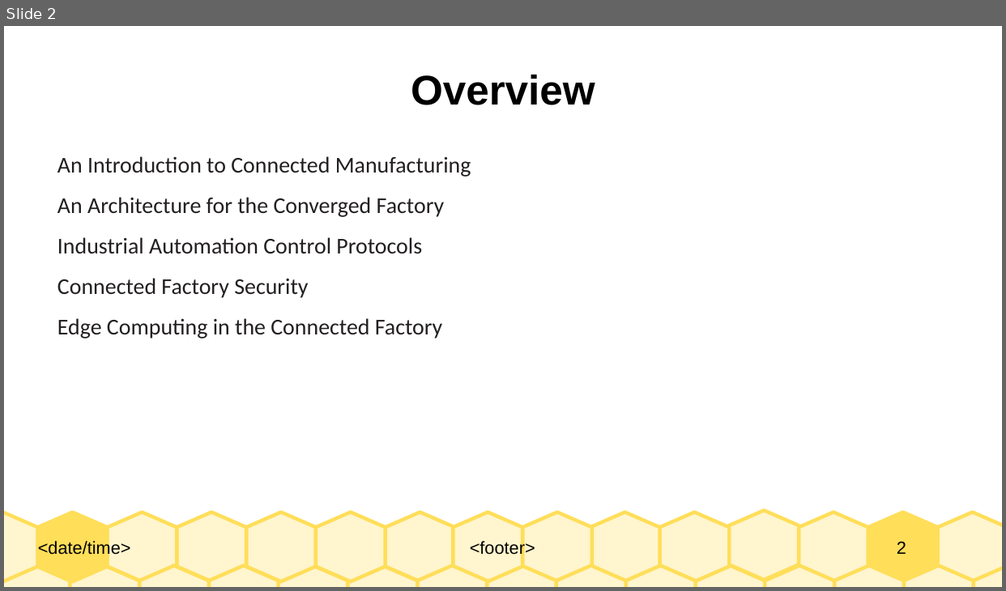
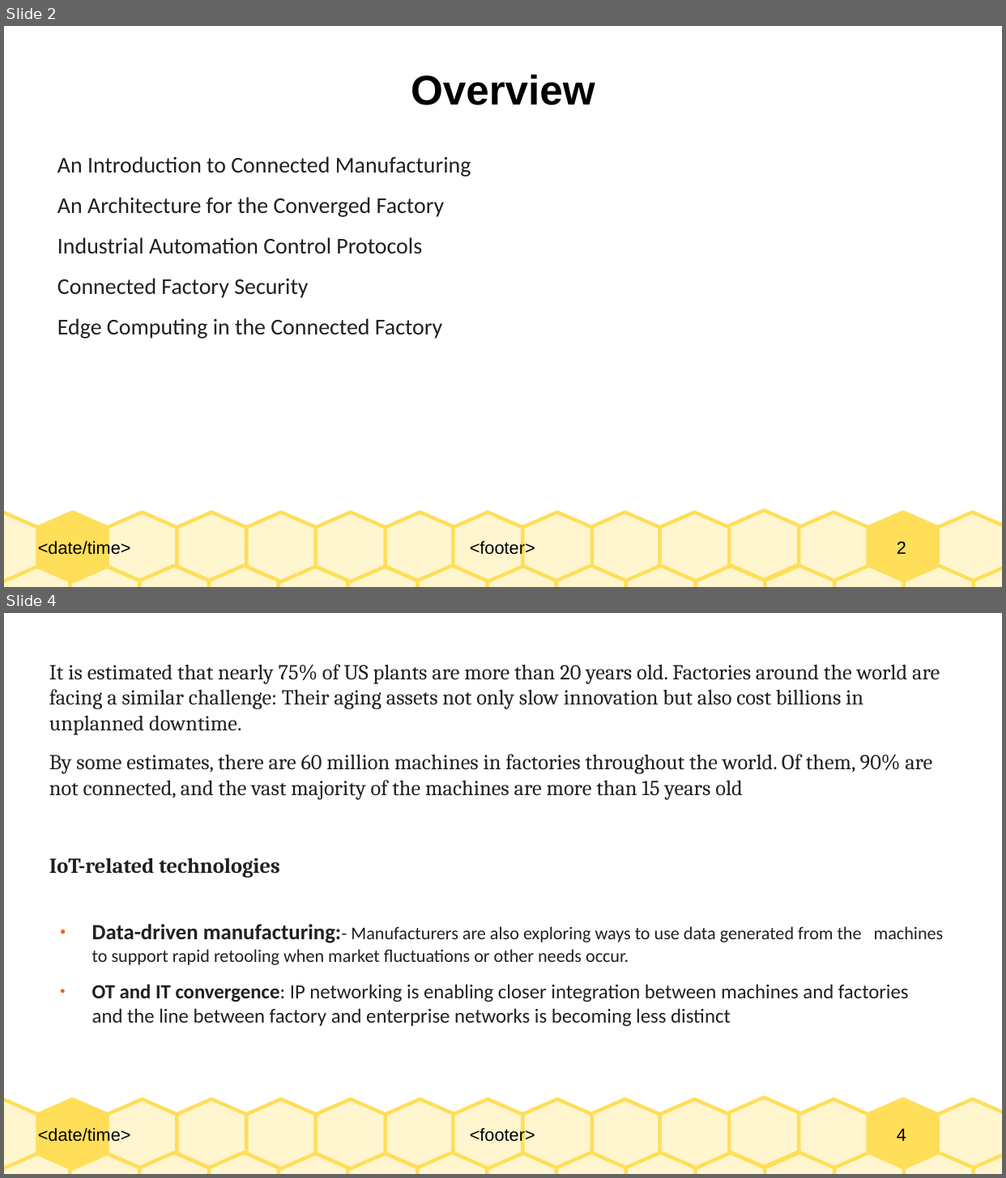
Before and after one commit to Dihfahsih1/Masters-Software-Engineering, a slide deck: yr-sem1/IoT/Chapter-9-slides.odp. Shown one above the other, each under a label of ours: slide 2 before the commit, slides 2 and 4 after it; the slides between them are not shown. The pictures are 1006x591 and 1006x1178 pixels, drawn with LibreOffice and Linux fonts; fonts in the diff are those of the drawing. Boxes give left, top, right and bottom in pixels: in the first picture for what was removed or moved away, otherwise in the second. Text is boxed around its words. In the diff, an @@ line names an element or a change of style, - is before the commit and + after.

```diff
--- a/yr-sem1/IoT/Chapter-9-slides.odp
+++ b/yr-sem1/IoT/Chapter-9-slides.odp
@@ slide 4 added at [4,613,1002,1174], background #FFFFFF; not listed: 33 template elements that a slide beside it also shows @@
@@ text added at [49,664,944,1027], 17 pt, text #231F20 @@
+It is estimated that nearly 75% of US plants are more than 20 years old. Factories around the world are facing a similar challenge: Their aging assets not only slow innovation but also cost billions in unplanned downtime.
+By some estimates, there are 60 million machines in factories throughout the world. Of them, 90% are not connected, and the vast majority of the machines are more than 15 years old
+IoT-related technologies
+● Data-driven manufacturing:- Manufacturers are also exploring ways to use data generated from the machines to support rapid retooling when market fluctuations or other needs occur.
+● OT and IT convergence: IP networking is enabling closer integration between machines and factories and the line between factory and enterprise networks is becoming less distinct
```
Also in this commit, not shown: 1 slide changed, 18 other slides added, 6 other files.
